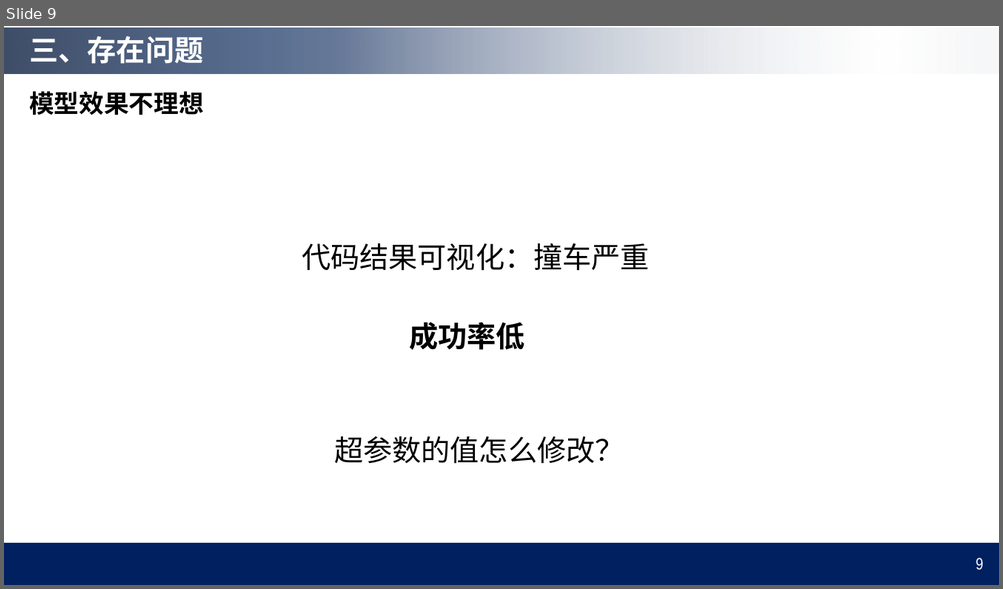
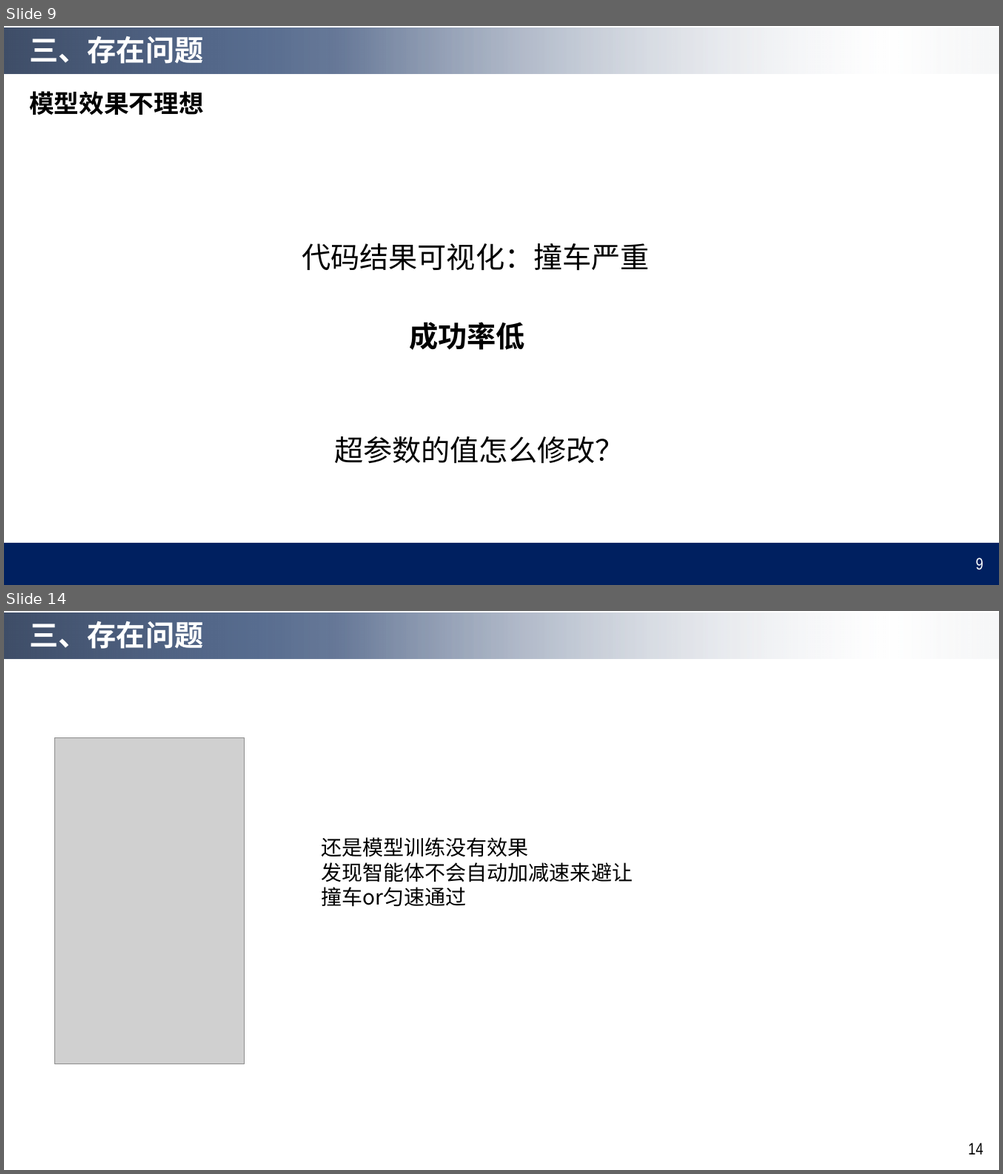
Before and after one commit to QinCheng0928/RL, a slide deck: 组会汇报.pptx. Shown one above the other, each under a label of ours: slide 9 before the commit, slides 9 and 14 after it; the slides between them are not shown. The pictures are 1003x589 and 1003x1174 pixels, drawn with LibreOffice and Linux fonts; fonts in the diff are those of the drawing; grey boxes stand for pictures; background and template pictures are left out. Boxes give left, top, right and bottom in pixels: in the first picture for what was removed or moved away, otherwise in the second. Text is boxed around its words. In the diff, an @@ line names an element or a change of style, - is before the commit and + after.

```diff
--- a/组会汇报.pptx
+++ b/组会汇报.pptx
@@ slide 14 added at (x1=4, y1=611, x2=999, y2=1170), background #FFFFFF; not listed: 1 template element that a slide beside it also shows @@
@@ title added at (x1=29, y1=621, x2=203, y2=649), 28 pt, text #FFFFFF, bold @@
+三、存在问题
@@ picture added at (x1=55, y1=738, x2=244, y2=1065) @@
@@ text added at (x1=321, y1=837, x2=632, y2=907), 20 pt, text #000000 @@
+还是模型训练没有效果
+发现智能体不会自动加减速来避让
+撞车or匀速通过
@@ page number added at (x1=967, y1=1143, x2=982, y2=1155), 16 pt, text #000000 @@
+14
```
Also in this commit, not shown: 3 slides changed, 5 other slides added, 2 slides removed.
